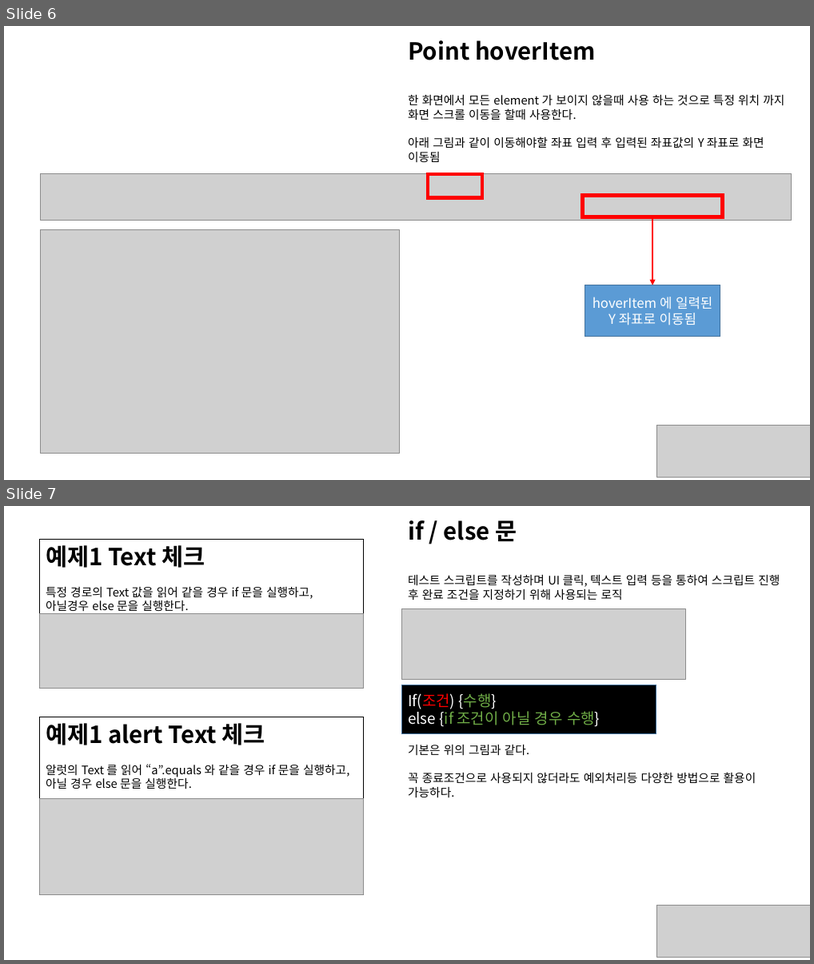
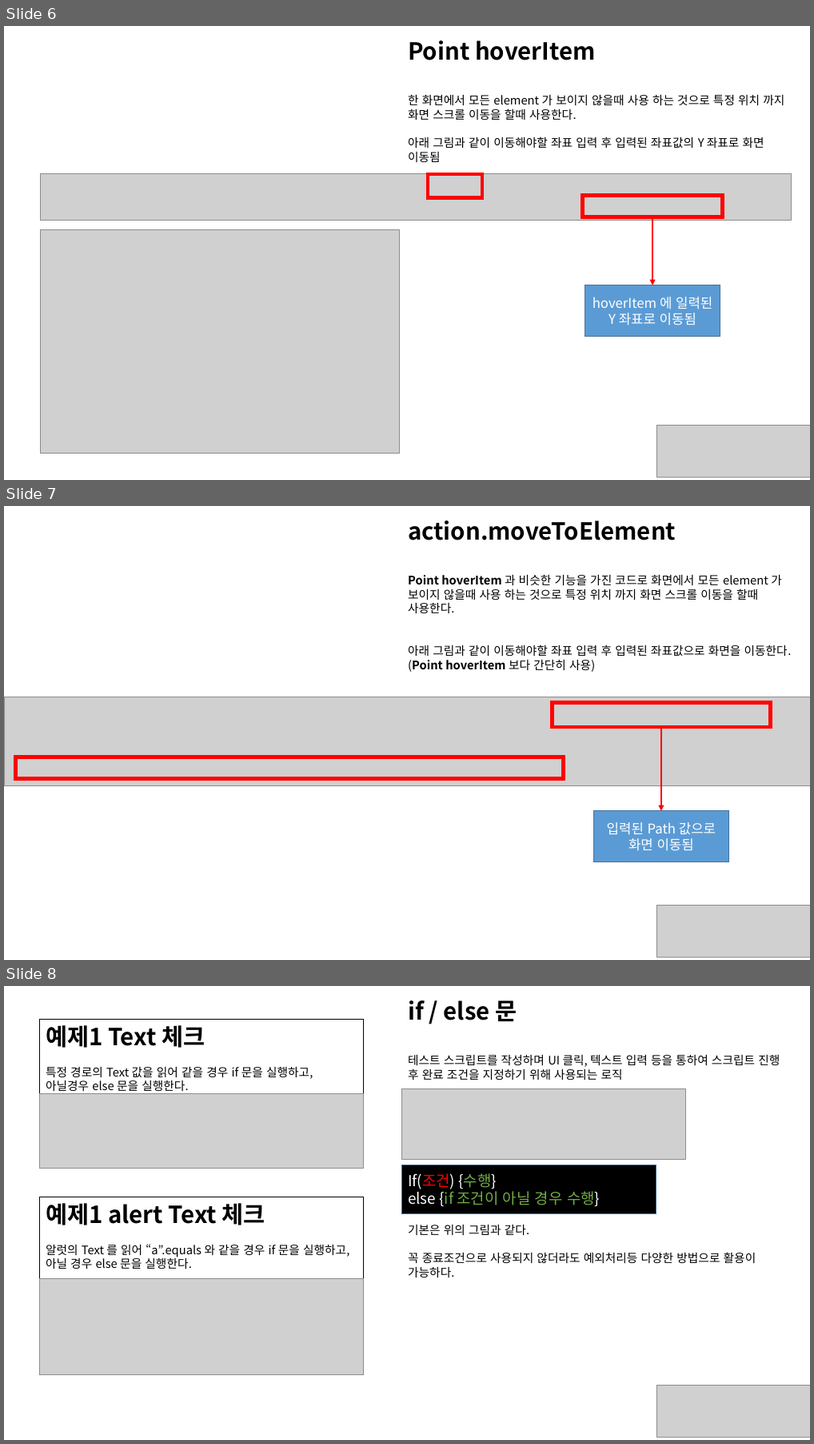
Before and after one commit to erurian/test-1, a slide deck: Selenium 교육자료_code.pptx. Shown one above the other, each under a label of ours: slides 6 and 7 before the commit, slides 6, 7 and 8 after it. The pictures are 814x964 and 814x1444 pixels, drawn with LibreOffice and Linux fonts; fonts in the diff are those of the drawing; grey boxes stand for pictures. Boxes give left, top, right and bottom in pixels: in the first picture for what was removed or moved away, otherwise in the second. Text is boxed around its words. In the diff, an @@ line names an element or a change of style, - is before the commit and + after.

Commit message:
Add files via upload
update

```diff
--- a/Selenium 교육자료_code.pptx
+++ b/Selenium 교육자료_code.pptx
@@ slide 7 added at (4,506,810,960), background #FFFFFF @@
@@ text added at (408,520,792,672), 14 pt, text #000000 @@
+action.moveToElement
+Point hoverItem 과 비슷한 기능을 가진 코드로 화면에서 모든 element 가 보이지 않을때 사용 하는 것으로 특정 위치 까지 화면 스크롤 이동을 할때 사용한다.
+아래 그림과 같이 이동해야할 좌표 입력 후 입력된 좌표값으로 화면을 이동한다. (Point hoverItem 보다 간단히 사용)
@@ picture added at (4,697,810,786) @@
@@ rectangle added at (552,703,771,727), outline #FF0000 4.5 pt @@
@@ arrow added from (662, 727) to (662, 811), #FF0000 2.25 pt @@
@@ rectangle added at (16,757,563,778), outline #FF0000 4.5 pt @@
@@ rectangle added at (594,811,730,862), fill #5B9BD5, outline #43739E 1 pt, 16 pt, text #FFFFFF @@
+입력된 Path 값으로 화면 이동됨
@@ picture added at (657,904,810,956) @@
@@ what was slide 7 is now slide 8 @@
```
